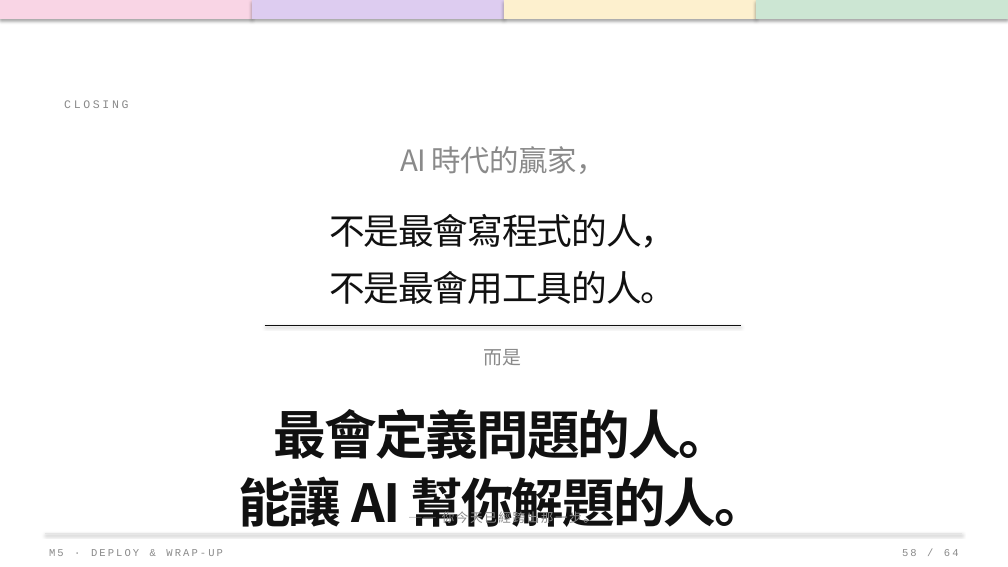
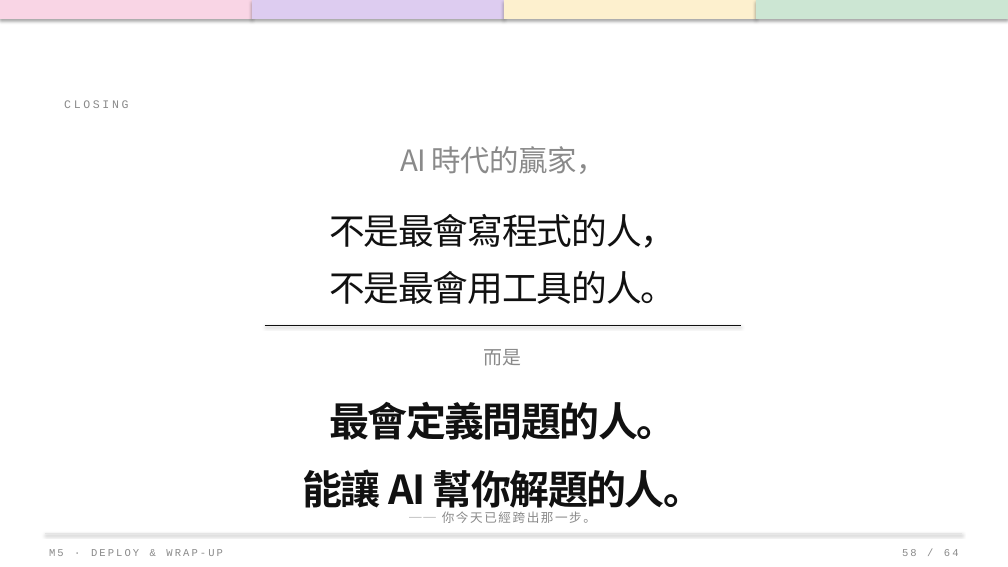
Before and after one commit to Zenobia000/SDD-agent-coding-beginner, a slide deck: slide 58 of class_plan/vibe_coding_workshop.pptx. Drawn at 1008x567 pixels with LibreOffice and Linux fonts; fonts in the diff are those of the drawing. Boxes give left, top, right and bottom in pixels: in the first picture for what was removed or moved away, otherwise in the second. Text is boxed around its words. In the diff, an @@ line names an element or a change of style, - is before the commit and + after.

```diff
--- a/class_plan/vibe_coding_workshop.pptx
+++ b/class_plan/vibe_coding_workshop.pptx
@@ text "最會定義問題的人。" at [329,402,676,440]: size 50 to 38 pt, letter spacing -1.8 to -1.5 pt @@
@@ text "能讓 AI 幫你解題的人。" at [302,469,703,515]: size 50 to 38 pt, letter spacing -1.8 to -1.5 pt @@
```
Also in this commit, not shown: 37 other slides changed, 1 other file.
